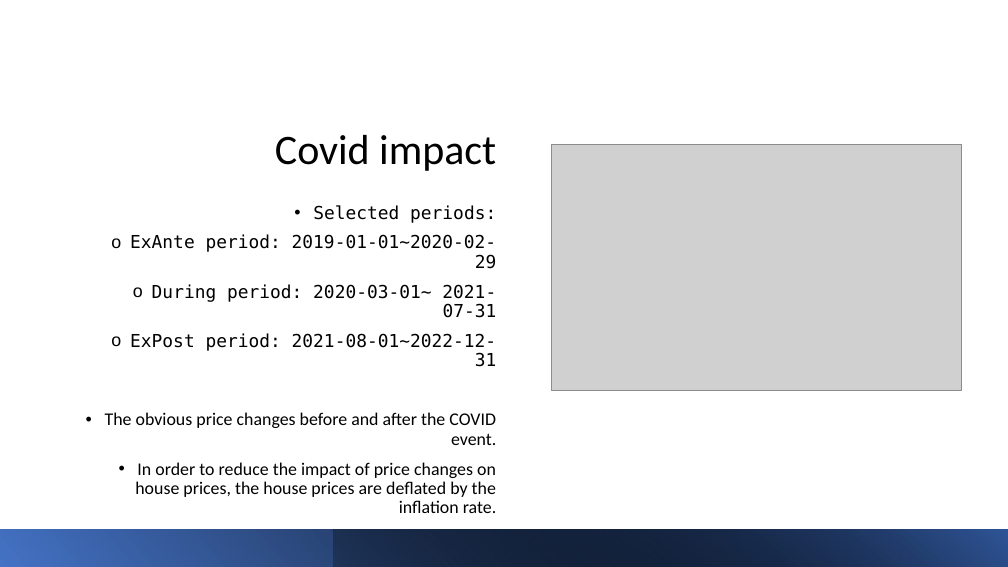
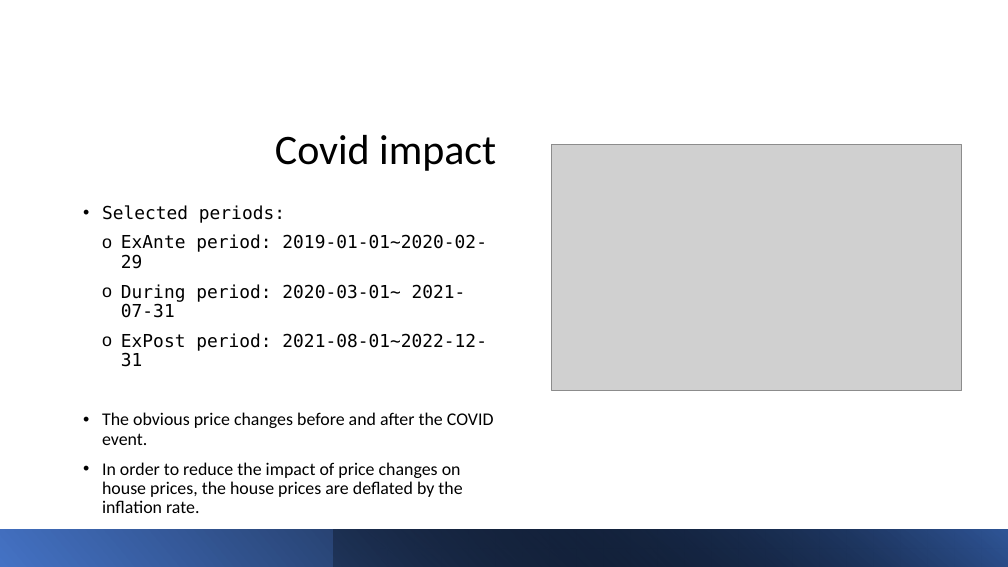
Before and after one commit to kashyapnimmagadda/DATS-6103-TEAM2, a slide deck: slide 27 of Project - Team 2- Data Mining (3).pptx. Drawn at 1008x567 pixels with LibreOffice and Linux fonts; fonts in the diff are those of the drawing; grey boxes stand for pictures. Boxes give left, top, right and bottom in pixels: in the first picture for what was removed or moved away, otherwise in the second. Text is boxed around its words. In the diff, an @@ line names an element or a change of style, - is before the commit and + after.

```diff
--- a/Project - Team 2- Data Mining (3).pptx
+++ b/Project - Team 2- Data Mining (3).pptx
@@ text "Selected periods:" at bbox=[102, 205, 494, 513]: alignment right to left @@
```
Also in this commit, not shown: 5 other slides changed.
